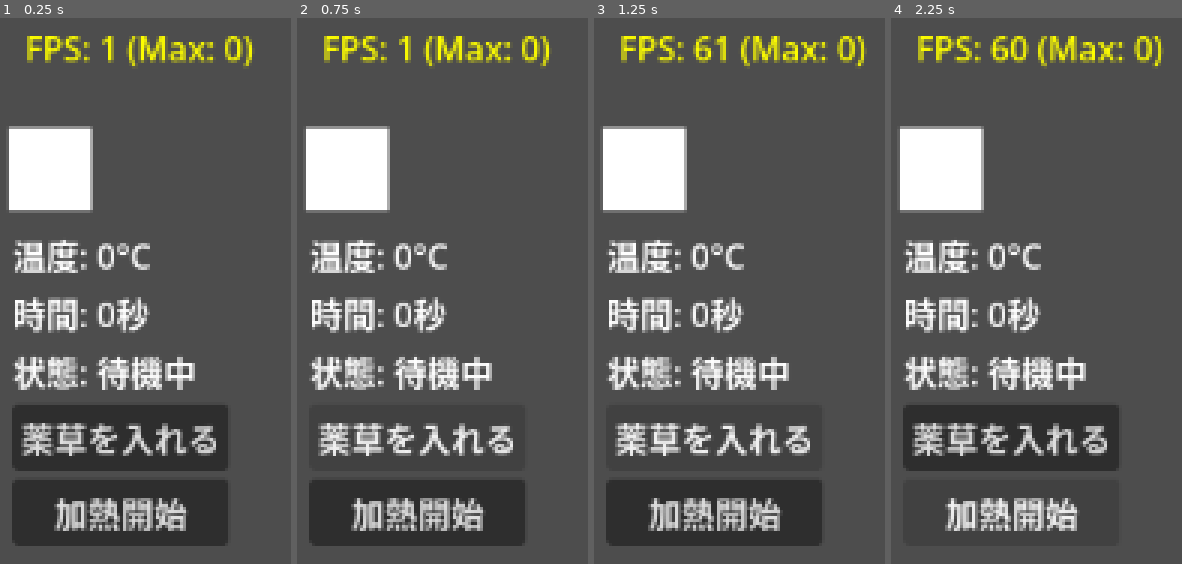
Above: before the commit, frames 1-4 (left to right).
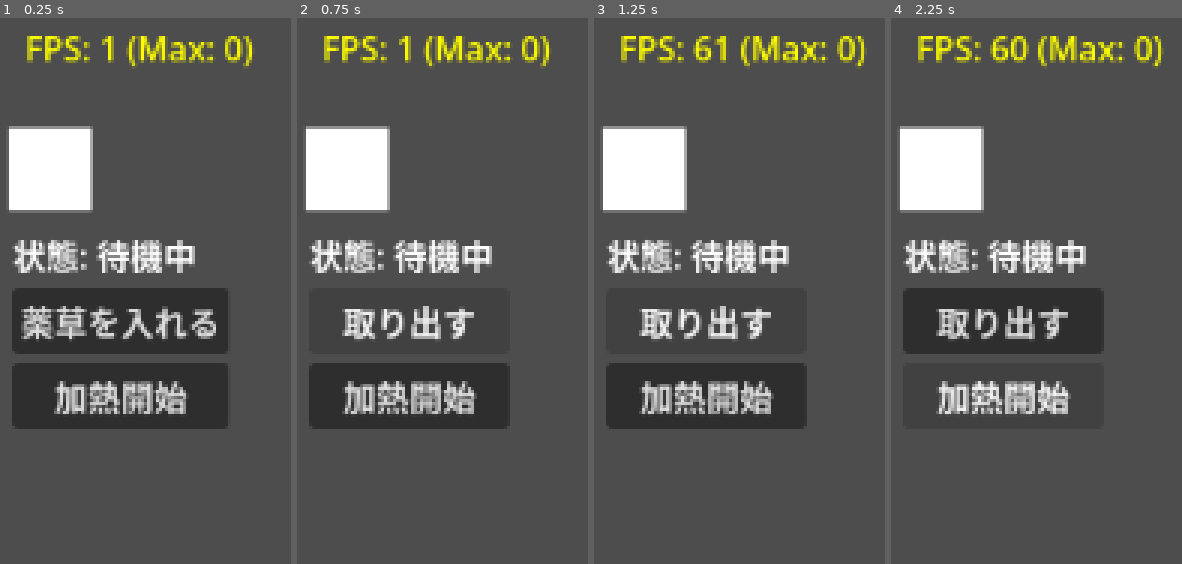
Above: after the commit, the same moments.

Repository: KFUJI3375/maid-in-lab
Game: Godot game, scene res://scenes/alchemy_lab.tscn
Same seed, same stepped clock (60 frames per second), same inputs: the game is played once before the commit and once after it.
Inputs:
- Up to frame 1 (0.25 s): no input
- Up to frame 2 (0.75 s): click "薬草を入れる" at 0.5 s
- Up to frame 3 (1.25 s): no input
- Up to frame 4 (2.25 s): click "薬草を入れる" (after the commit: "取り出す") at 1.25 s; click "加熱開始" at 2 s

The runs differ from the first frame. In frame 1, 31% of the frame differs, in the area x 4-79%, y 40-97%; in frame 2, 21%; in frame 3, 21%; in frame 4, 22%.

Commit message:
設定の整理とUI要素の削除、溶液管理機能の強化

Diff:
--- a/scenes/alchemy_lab.tscn
+++ b/scenes/alchemy_lab.tscn
@@ -29,14 +29,6 @@
 offset_right = 100.0
 offset_bottom = 256.0
 
-[node name="TempLabel" type="Label" parent="UIContainer" unique_id=1515697727]
-layout_mode = 2
-text = "温度: 0°C"
-
-[node name="TimeLabel" type="Label" parent="UIContainer" unique_id=1687027220]
-layout_mode = 2
-text = "時間: 0秒"
-
 [node name="StatusLabel" type="Label" parent="UIContainer" unique_id=2055988799]
 layout_mode = 2
 text = "状態: 待機中"
--- a/scripts/application/brew_potion_usecase.gd
+++ b/scripts/application/brew_potion_usecase.gd
@@ -9,9 +9,8 @@
 	_process = AlchemyProcess.new(SoluteList.new([Solute.CreateHerb(1)]))
 
 # 生成中のSolutionを取り出す
-func get_and_clear_solution() -> String: # ここでは仮に溶液の状態を文字列で返す
+func get_solution() -> Solution: # ここでは仮に溶液の状態を文字列で返す
 	var solution = _process.get_solution()
-	_process = null # 生成中のプロセスをクリア
 	return solution
 
 func update(delta: float) -> void:
--- /dev/null
+++ b/scripts/domain/entities/efficacy.gd
@@ -0,0 +1,14 @@
+class_name Efficacy
+extends RefCounted
+
+# 効能を表すクラス
+var description: String
+
+func _init(p_description: String) -> void:
+	description = p_description
+
+func _to_string() -> String:
+	return description
+
+static func CreateHealing() -> Efficacy:
+	return Efficacy.new("HP回復")
--- a/scripts/domain/entities/solute.gd
+++ b/scripts/domain/entities/solute.gd
@@ -1,42 +1,54 @@
 class_name Solute
 extends RefCounted
 
+# 残りを全部溶解させるための絶対的な最小値
+const MINIMUM_MASS: float = 1e-4
+
 var _name: String
-var name: String:
-	get: return _name
 var _mass: float
-var mass: float:
-	get: return _mass
+var _efficacys: Array[Efficacy]
 
 
 var _dissolution_rate: float # 溶解速度 rate/s
-var dissolution_rate: float:
-	get: return _dissolution_rate
 
-func _init(p_name: String, p_mass: float, p_dissolution_rate: float) -> void:
+func _init(p_name: String, p_mass: float, p_dissolution_rate: float, p_efficacys: Array[Efficacy]) -> void:
 	_name = p_name
 	_mass = p_mass
 	_dissolution_rate = p_dissolution_rate
+	_efficacys = p_efficacys
 
 func _to_string() -> String:
-	return "%s: %.5f g" % [_name, _mass]
+	return "%s: %.5f g 効果: %s" % [_name, _mass, _efficacys]
 
 func duplicate() -> Solute:
-	return Solute.new(_name, _mass, _dissolution_rate)
+	return Solute.new(_name, _mass, _dissolution_rate, _efficacys.duplicate())
 
+func combine(other: Solute) -> Solute:
+	if not is_same_name(other):
+		assert(false, "同名の溶質同士しか結合できません (%s と %s)" % [_name, other._name])
+	return Solute.new(_name, _mass + other._mass, _dissolution_rate, _efficacys.duplicate())
+
+func is_same_name(other: Solute) -> bool:
+	return _name == other._name
 
 func dissolve(delta: float) -> SoluteList:
 	# 反応した質量を計算
 	var dissolved_mass = _dissolution_rate * _mass * delta
-	var new_mass = max(0, _mass - dissolved_mass)
+	var new_mass = _mass - dissolved_mass
+	if new_mass <= MINIMUM_MASS:
+		# 閾値以下なら残りをすべて溶解させて0にする（質量保存）
+		dissolved_mass = _mass
+		new_mass = 0.0
+	else:
+		new_mass = max(0.0, new_mass)
+
 	# 新たに生成された物質
 	var new_solute = Solute.CreateHealingIngredient(dissolved_mass)
 	return SoluteList.new([
-		Solute.new(_name, new_mass, _dissolution_rate),
+		Solute.new(_name, new_mass, _dissolution_rate, _efficacys.duplicate()),
 		new_solute])
 
 static func CreateHerb(p_mass: float) -> Solute:
-	return Solute.new("Mystic Herb", p_mass, 0.1)
-
+	return Solute.new("Mystic Herb", p_mass, 0.5, [])
 static func CreateHealingIngredient(p_mass: float) -> Solute:
-	return Solute.new("Healing Ingredient", p_mass, 0.0)
+	return Solute.new("Healing Ingredient", p_mass, 0.0, [Efficacy.CreateHealing()])
--- a/scripts/domain/entities/solute_list.gd
+++ b/scripts/domain/entities/solute_list.gd
@@ -16,8 +16,8 @@
 	# _solutesに同名の溶質が存在する場合は、量を加算する
 	var has_same_name = false
 	for existing_solute in current_solutes:
-		if existing_solute.name == solute.name:
-			new_solutes.append(Solute.new(existing_solute.name, existing_solute.mass + solute.mass, existing_solute.dissolution_rate))
+		if solute.is_same_name(existing_solute):
+			new_solutes.append(solute.combine(existing_solute))
 			has_same_name = true
 		else:
 			new_solutes.append(existing_solute.duplicate())
--- /dev/null
+++ b/scripts/domain/entities/solution.gd
@@ -0,0 +1,12 @@
+class_name Solution
+extends RefCounted
+var _solutes: SoluteList
+
+func _init(solutes: SoluteList) -> void:
+	# SolutionはSoluteListを保持するだけのシンプルなクラス
+	# 将来的に、色や粘度などの属性を追加することもできる
+	_solutes = solutes
+
+func _to_string() -> String:
+	# Solutionの内容を文字列で表現するためのメソッド
+	return "製品: %s" % _solutes
--- a/scripts/domain/services/alchemy_process.gd
+++ b/scripts/domain/services/alchemy_process.gd
@@ -13,10 +13,9 @@
 	_solutes = _solutes.dissolve(delta)
 
 # 生成中のSolutionを取り出す
-func get_solution() -> String:
-	# ここでは仮に溶液の状態を文字列で返す
-	var solution = "生成中の溶液: 未実装"
-	return solution
+func get_solution() -> Solution:
+	if _solutes == null: return null
+	return Solution.new(_solutes)
 
 func _to_string() -> String:
 	return str(_solutes)
--- a/scripts/presentation/alchemy_lab_view.gd
+++ b/scripts/presentation/alchemy_lab_view.gd
@@ -2,10 +2,7 @@
 
 # ノードの参照
 @onready var beaker_rect = $BeakerRect
-@onready var temp_label = $UIContainer/TempLabel
-@onready var time_label = $UIContainer/TimeLabel
 @onready var status_label = $UIContainer/StatusLabel
-@onready var volume_label = $UIContainer/VolumeLabel # 新規：体積表示
 @onready var add_herb_button = $UIContainer/AddHerbButton
 @onready var heat_button = $UIContainer/HeatButton
 
@@ -23,8 +20,7 @@
 	# UIボタンのシグナル接続
 	if add_herb_button:
 		add_herb_button.pressed.connect(_on_add_herb_pressed)
-	if heat_button:
-		heat_button.pressed.connect(_on_heat_pressed)
+
 
 func _process(delta):
 	# FPS表示更新（デバッグ用）
@@ -35,29 +31,17 @@
 	if brew_use_case:
 		brew_use_case.update(delta)
 func _on_add_herb_pressed():
-	brew_use_case = BrewPotionUseCase.new()
-	brew_use_case.state_changed.connect(_on_state_changed)
+	if brew_use_case == null:
+		brew_use_case = BrewPotionUseCase.new()
+		brew_use_case.state_changed.connect(_on_state_changed)
+		add_herb_button.text = "取り出す"
+	else:
+		var solution = brew_use_case.get_solution()
+		brew_use_case = null
+		if solution:
+			print("完成した薬: %s" % solution)
+		else:
+			print("薬は完成しませんでした。")
 
-func _on_heat_pressed():
-	pass
 func _on_state_changed(state: String):
 	print("状態: %s" % state)
-
-func _on_temperature_changed(temp: float):
-	temp_label.text = "温度: % .1f°C" % temp
-
-func _on_progress_changed(progress: float):
-	status_label.text = "成分抽出: % .1f % %" % progress
-
-func _on_solution_color_changed(color: Color):
-	beaker_rect.color = color
-
-func _on_volume_changed(volume: float):
-	if volume_label:
-		volume_label.text = "体積: % .1fml" % volume
-
-	# 警告表示
-	if volume < 30.0:
-		volume_label.add_theme_color_override("font_color", Color.RED)
-	else:
-		volume_label.add_theme_color_override("font_color", Color.WHITE)
Not shown, added: scripts/domain/entities/efficacy.gd.uid
Not shown, added: scripts/domain/entities/solution.gd.uid
Not shown, changed: maid-in-lab.code-workspace
Not shown, changed: scripts/企画書.md
